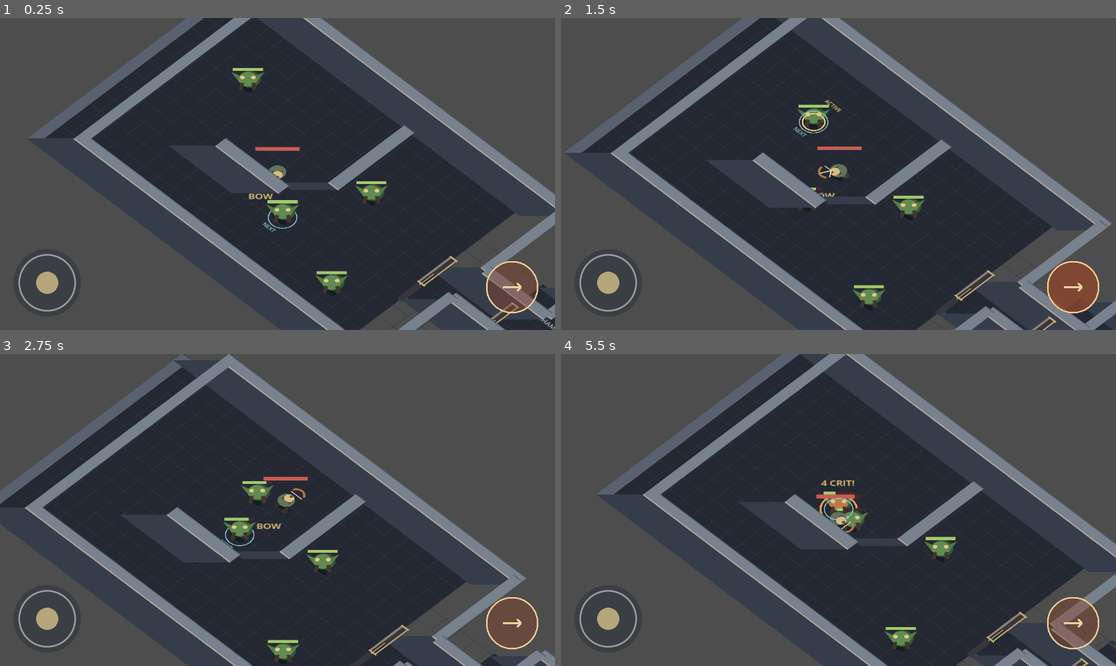
Above: before the commit, frames 1-4 (two rows, left to right).
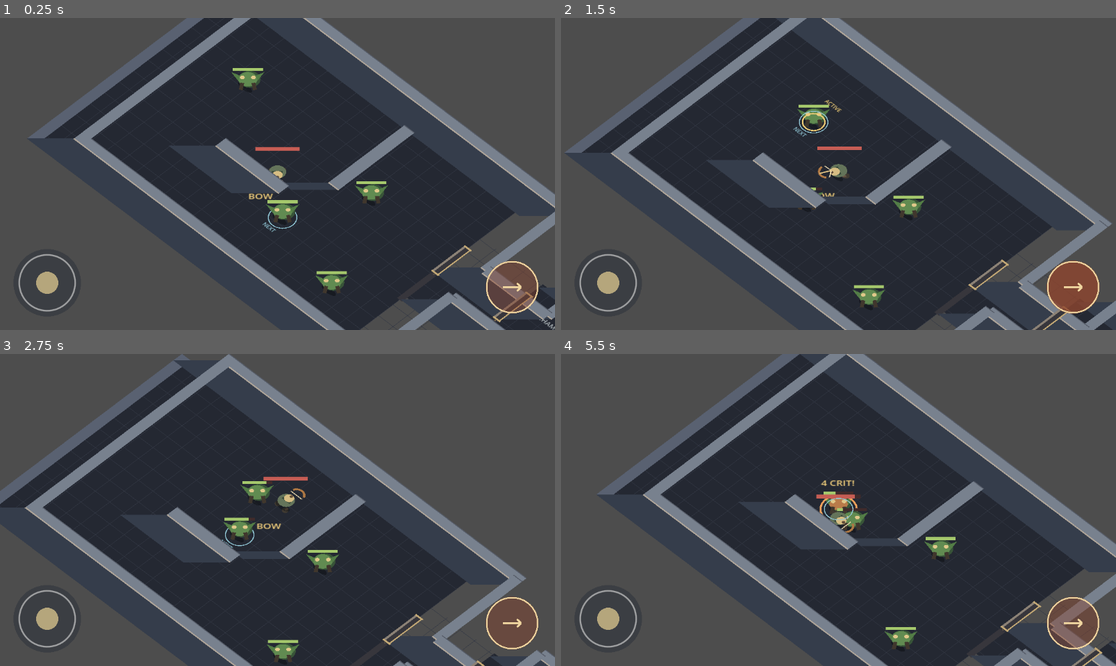
Above: after the commit, the same moments.

Repository: Jonty303/Project-Gauntlands
Game: Godot game, scene res://scenes/main.tscn
Two runs of this game, one before a commit and one after it. Both use one fixed random seed, a clock stepped at 60 frames per second and the inputs below.
Inputs (mouse positions are in pixels of both pictures, inside the frame that each line leads up to):
- Up to frame 1 (0.25 s): no input
- Up to frame 2 (1.5 s): tap Enter (ui_accept) at 0.5 s; drag from (610, 283) to (894, 105) at 0.52 s; drag from (1071, 286) to (810, 236) at 1.27 s
- Up to frame 3 (2.75 s): move the mouse to (333, 441) at 2.02 s; hold D (move_right) from 2.03 s (still down); tap Q (target_previous) at 2.1 s
- Up to frame 4 (5.5 s): release D (move_right) at 2.75 s; drag from (810, 572) to (672, 463) at 2.77 s; move the mouse to (1005, 556) at 3.52 s; hold A (move_left) 3.53-4.25 s; hold Space (attack) 3.53-4.25 s; tap Enter (ui_accept) at 3.77 s; drag from (672, 463) to (755, 432) at 4.27 s; move the mouse to (866, 510) at 5.02 s; hold S (move_down) from 5.03 s (still down); tap Q (target_previous) at 5.1 s; click (866, 510) at 5.17 s

The runs differ from the first frame. In frame 1, 0.2% of the frame differs, in the area x 75-97%, y 72-98%; in frame 2, 0.2%; in frame 3, 0.1%; in frame 4, 0.2%.

Commit message:
Raise doorway frame to match taller dungeon walls

Diff:
--- a/scripts/doorframe.gd
+++ b/scripts/doorframe.gd
@@ -1,7 +1,7 @@
 extends Node2D
 ## Front foot of the door is the sorting origin. The opening has no collision.
 const OPENING := 90.0
-const HEIGHT := 43.0
+const HEIGHT := 82.0
 func _draw() -> void:
     var stone := Color("#8c8276")
     var shadow := Color("#37363c")
